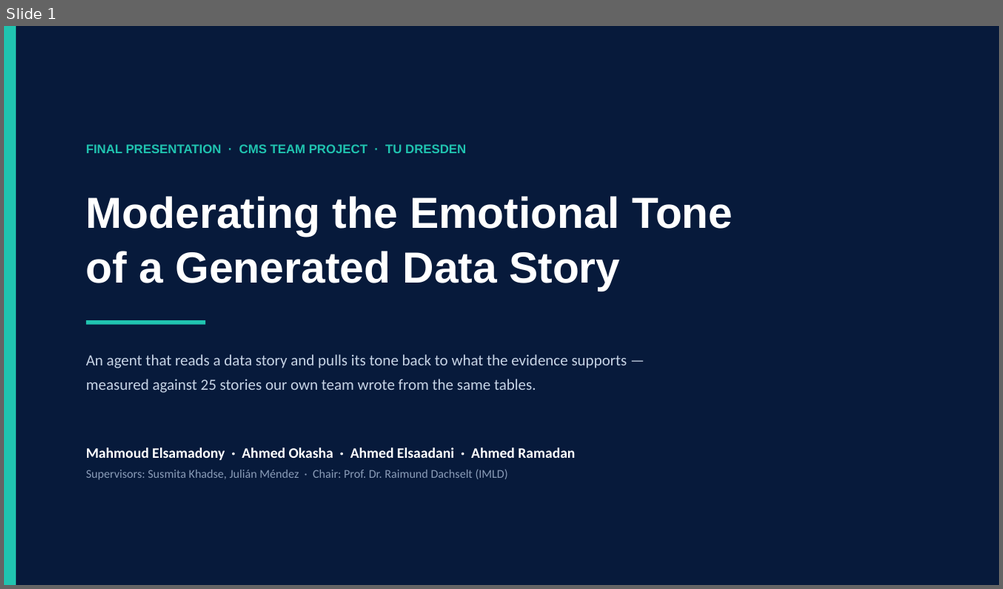
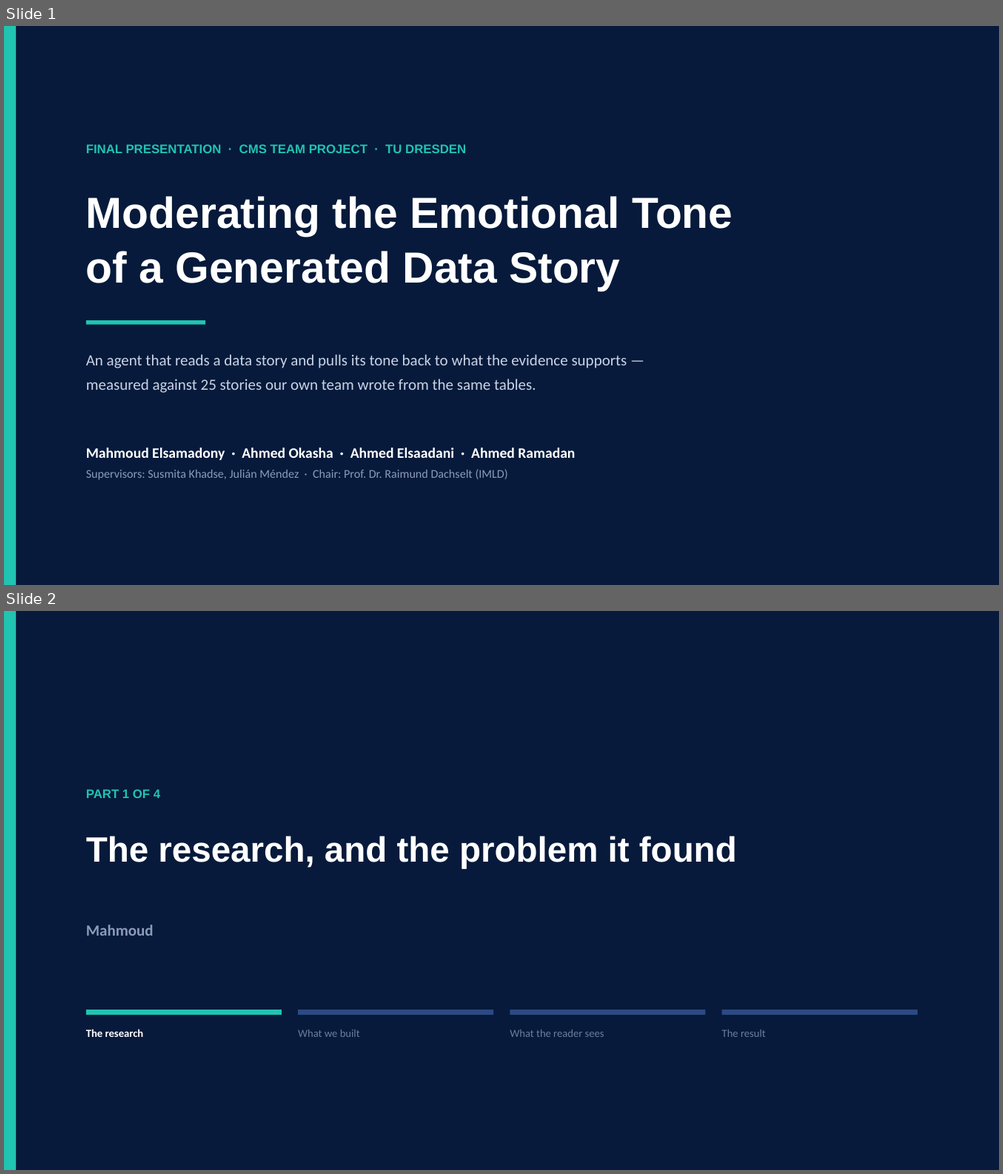
Before and after one commit to memoelsamadony/ai-powered-data-storytelling, a slide deck: presentation/AI-Storytelling-Final-Talk.pptx. Shown one above the other, each under a label of ours: slide 1 before the commit, slides 1 and 2 after it. The pictures are 1003x589 and 1003x1174 pixels, drawn with LibreOffice and Linux fonts; fonts in the diff are those of the drawing. Boxes give left, top, right and bottom in pixels: in the first picture for what was removed or moved away, otherwise in the second. Text is boxed around its words. In the diff, an @@ line names an element or a change of style, - is before the commit and + after.

```diff
--- a/presentation/AI-Storytelling-Final-Talk.pptx
+++ b/presentation/AI-Storytelling-Final-Talk.pptx
@@ slide 2 added at bbox=[4, 611, 999, 1170], background #FFFFFF @@
@@ rectangle added at bbox=[4, 611, 999, 1170], fill #071A3B @@
@@ rectangle added at bbox=[4, 611, 16, 1170], fill #20C4B0 @@
@@ text added at bbox=[86, 789, 160, 798], 12 pt, text #20C4B0, bold @@
+PART 1 OF 4
@@ text added at bbox=[86, 836, 737, 869], 34 pt, text #FFFFFF, bold @@
+The research, and the problem it found
@@ text added at bbox=[86, 925, 153, 936], 15 pt, text #8A9CB8, bold @@
+Mahmoud
@@ rectangle added at bbox=[86, 1010, 282, 1015], fill #20C4B0 @@
@@ rectangle added at bbox=[298, 1010, 493, 1015], fill #2B4A84 @@
@@ rectangle added at bbox=[510, 1010, 706, 1015], fill #2B4A84 @@
@@ rectangle added at bbox=[722, 1010, 917, 1015], fill #2B4A84 @@
@@ text added at bbox=[86, 1029, 144, 1037], 10.5 pt, text #FFFFFF, bold @@
+The research
@@ text added at bbox=[298, 1030, 360, 1037], 10.5 pt, text #6B7D9B @@
+What we built
@@ text added at bbox=[509, 1030, 604, 1037], 10.5 pt, text #6B7D9B @@
+What the reader sees
@@ text added at bbox=[722, 1030, 765, 1037], 10.5 pt, text #6B7D9B @@
+The result
```
Also in this commit, not shown: 9 slides changed, 3 other slides added, 2 other files.
